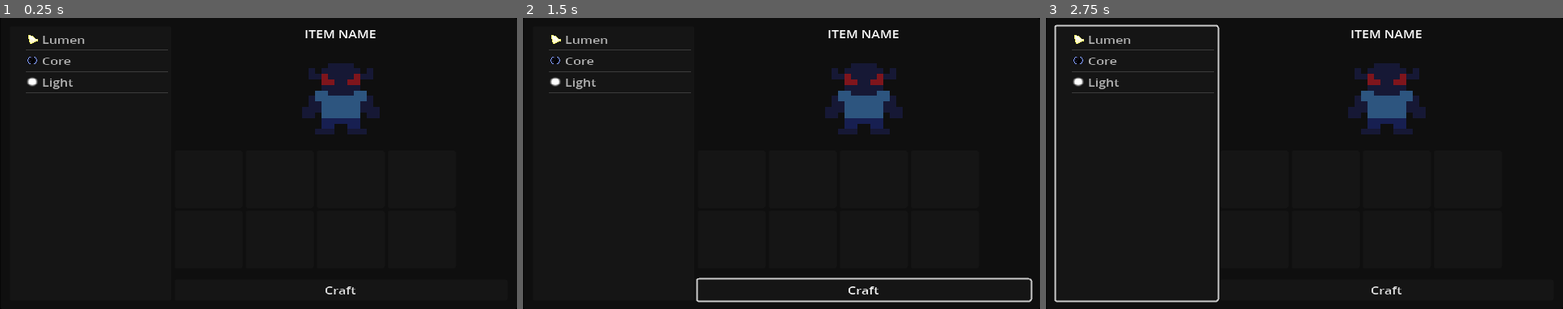
Above: before the commit, frames 1-3 (left to right).
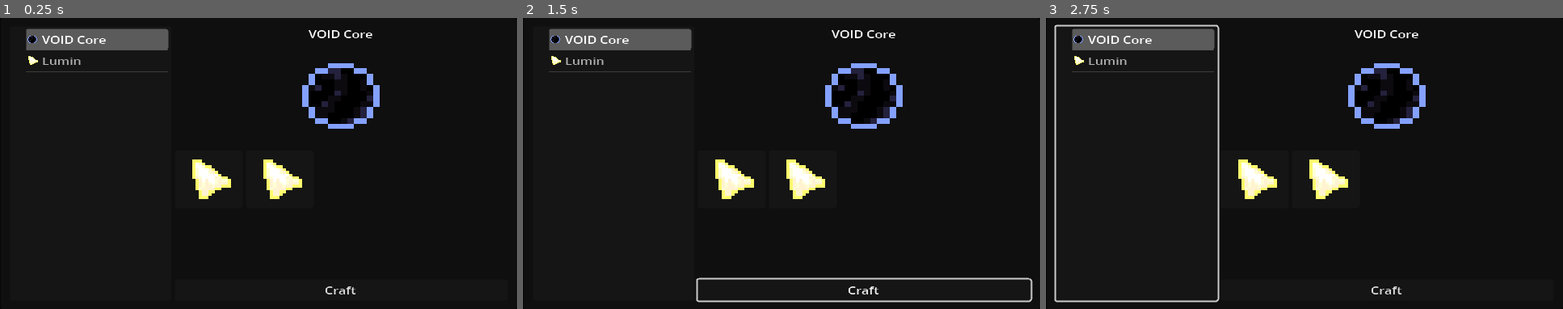
Above: after the commit, the same moments.

Repository: TimoRoggel/EverDark
Game: Godot game, scene res://scenes/crafting/crafting_ui.tscn
Two runs of this game, one before a commit and one after it. Both use one fixed random seed, a clock stepped at 60 frames per second and the inputs below. This scene is started directly instead of the project's main scene.
Inputs (mouse positions are in pixels of both pictures, inside the frame that each line leads up to):
- Up to frame 1 (0.25 s): no input
- Up to frame 2 (1.5 s): click "Craft" at 0.5 s; tap Enter at 1.25 s; move the mouse to (895, 148) at 1.27 s; hold D (right) from 1.28 s (still down); hold Shift (dash) from 1.28 s (still down); click (895, 148) at 1.42 s
- Up to frame 3 (2.75 s): release D (right) at 2 s; release Shift (dash) at 2 s; tap Space at 2 s; drag from (1201, 178) to (1278, 221) at 2.02 s

The runs differ from the first frame. In frame 1, 6.5% of the frame differs, in the area x 5-74%, y 3-63%; in frame 2, 6.5%; in frame 3, 6.5%.

Commit message:
decoupled itemdata and recipedata to instead use spreadsheet data instead

Diff:
--- a/Crafting/crafting_ui.gd
+++ b/Crafting/crafting_ui.gd
@@ -1,48 +1,50 @@
 class_name Crafting_UI
 extends PanelContainer
 
-@export var inventory_slot_crafting : PackedScene = null
-@export var recipe_array : Array[ItemRecipe] = []
+const INVENTORY_SLOT: PackedScene = preload("uid://chgdmhkgaavft")
 
 @onready var tree : Tree = %Tree
 @onready var title_label : Label = %TitleLabel
 @onready var grid_container : GridContainer = %GridContainer
 @onready var item_texture : TextureRect = %ItemTexture
 
-var recipe_material_dict : Dictionary = {}
+var recipe_material_dict : Dictionary[Item, int] = {}
 
 func _ready() -> void:
 	build_recipe_tree()
-
 
 func build_recipe_tree() -> void:
 	tree.hide_root = true
 	var tree_root : TreeItem = tree.create_item()
 
-	for recipe in recipe_array:
+	for recipe in DataManager.resources["recipes"]:
 		var new_recipe_slot : TreeItem = tree.create_item(tree_root)
-		new_recipe_slot.set_icon(0, recipe.recipe_final_item.item_texture)
-		new_recipe_slot.set_text(0, recipe.recipe_final_item.item_name)
-
+		new_recipe_slot.set_icon(0, recipe.rewards[0].icon)
+		new_recipe_slot.set_text(0, recipe.rewards[0].display_name)
+		if tree.get_selected() == null:
+			tree.set_selected(new_recipe_slot, 0)
 
 func _on_tree_cell_selected() -> void:
 	var cell_recipe_name : String = tree.get_selected().get_text(0)
 
-	for recipe in recipe_array:
-		if recipe.recipe_final_item.item_name == cell_recipe_name:
+	for recipe in DataManager.resources["recipes"]:
+		if recipe.rewards[0].display_name == cell_recipe_name:
 			build_recipe_material_window(recipe)
 			return
 
-func build_recipe_material_window(selected_recipe : ItemRecipe) -> void:
+func build_recipe_material_window(selected_recipe : Recipe) -> void:
 	clean_material_window()
-	title_label.text = selected_recipe.recipe_final_item.item_name
-	item_texture.texture = selected_recipe.recipe_final_item.item_texture
+	title_label.text = selected_recipe.rewards[0].display_name
+	item_texture.texture = selected_recipe.rewards[0].icon
 
-	for recipe_material in selected_recipe.recipe_material_array:
+	for recipe_material: Item in selected_recipe.costs:
 		if recipe_material_dict.has(recipe_material):
 			recipe_material_dict[recipe_material] += 1
 		else:
 			recipe_material_dict[recipe_material] = 1
+		var slot: InventorySlotCrafting = INVENTORY_SLOT.instantiate()
+		grid_container.add_child(slot)
+		slot.set_item_data(recipe_material)
 
 func clean_material_window() -> void:
 	recipe_material_dict.clear()
--- a/Crafting/inventory_slot_crafting.gd
+++ b/Crafting/inventory_slot_crafting.gd
@@ -3,8 +3,8 @@
 
 @onready var texture_rect : TextureRect = %TextureRect
 
-var item_data : ItemData = null
+var item_data : Item = null
 
-func set_item_data(new_item : ItemData) -> void:
+func set_item_data(new_item : Item) -> void:
 	item_data = new_item
-	texture_rect.texture = item_data.item_texture
+	texture_rect.texture = item_data.icon
--- a/Crafting/items/ItemData.gd
+++ /dev/null
@@ -1,7 +0,0 @@
-class_name ItemData
-extends Resource
-
-@export var item_id : int = 0
-@export var item_name : String = ""
-@export var item_texture : Texture2D = null
-@export_range(0, 99) var item_stack_size : int = 1
--- a/Crafting/items/core.tres
+++ /dev/null
@@ -1,10 +0,0 @@
-[gd_resource type="Resource" script_class="ItemData" load_steps=3 format=3 uid="uid://bhat74a1wqehf"]
-
-[ext_resource type="Texture2D" uid="uid://cqjwqvliyrbnj" path="res://graphics/core.png" id="1_3dvg4"]
-[ext_resource type="Script" uid="uid://d2pmr45cqp0fs" path="res://Crafting/items/ItemData.gd" id="2_tr3at"]
-
-[resource]
-script = ExtResource("2_tr3at")
-item_name = "Core"
-item_texture = ExtResource("1_3dvg4")
-item_stack_size = 5
--- a/Crafting/items/light.tres
+++ /dev/null
@@ -1,11 +0,0 @@
-[gd_resource type="Resource" script_class="ItemData" load_steps=3 format=3 uid="uid://wicadkarsl2i"]
-
-[ext_resource type="Texture2D" uid="uid://yr12pliky2ha" path="res://graphics/light1.png" id="1_e2rso"]
-[ext_resource type="Script" uid="uid://d2pmr45cqp0fs" path="res://Crafting/items/ItemData.gd" id="2_qkwrm"]
-
-[resource]
-script = ExtResource("2_qkwrm")
-item_id = 2
-item_name = "Light"
-item_texture = ExtResource("1_e2rso")
-item_stack_size = 5
--- a/Crafting/items/lumen.tres
+++ /dev/null
@@ -1,11 +0,0 @@
-[gd_resource type="Resource" script_class="ItemData" load_steps=3 format=3 uid="uid://dpf8qpj76k56f"]
-
-[ext_resource type="Texture2D" uid="uid://dohxaqpdlgg4q" path="res://graphics/lumin.png" id="1_h7whw"]
-[ext_resource type="Script" uid="uid://d2pmr45cqp0fs" path="res://Crafting/items/ItemData.gd" id="2_3k4f8"]
-
-[resource]
-script = ExtResource("2_3k4f8")
-item_id = 1
-item_name = "Lumen"
-item_texture = ExtResource("1_h7whw")
-item_stack_size = 5
--- a/Crafting/recipes/CoreRecipe.tres
+++ /dev/null
@@ -1,12 +0,0 @@
-[gd_resource type="Resource" script_class="ItemRecipe" load_steps=5 format=3 uid="uid://dv8v14cms8a8x"]
-
-[ext_resource type="Resource" uid="uid://bhat74a1wqehf" path="res://Crafting/items/core.tres" id="1_8elm1"]
-[ext_resource type="Script" uid="uid://d2pmr45cqp0fs" path="res://Crafting/items/ItemData.gd" id="2_iev2i"]
-[ext_resource type="Script" uid="uid://j2msqkkluvfq" path="res://Crafting/recipes/ItemRecipes.gd" id="3_4nsax"]
-[ext_resource type="Resource" uid="uid://dpf8qpj76k56f" path="res://Crafting/items/lumen.tres" id="3_iev2i"]
-
-[resource]
-script = ExtResource("3_4nsax")
-recipe_name = "Core"
-recipe_final_item = ExtResource("1_8elm1")
-recipe_material_array = Array[ExtResource("2_iev2i")]([ExtResource("3_iev2i"), ExtResource("3_iev2i")])
--- a/Crafting/recipes/ItemRecipes.gd
+++ /dev/null
@@ -1,7 +0,0 @@
-class_name ItemRecipe
-extends Resource
-
-
-@export var recipe_name : String = ""
-@export var recipe_final_item : ItemData = null
-@export var recipe_material_array : Array[ItemData] = []
--- a/Crafting/recipes/LightRecipe.tres
+++ /dev/null
@@ -1,14 +0,0 @@
-[gd_resource type="Resource" script_class="ItemRecipe" load_steps=6 format=3 uid="uid://ddm1pcbdn1t64"]
-
-[ext_resource type="Resource" uid="uid://wicadkarsl2i" path="res://Crafting/items/light.tres" id="1_2meij"]
-[ext_resource type="Script" uid="uid://d2pmr45cqp0fs" path="res://Crafting/items/ItemData.gd" id="2_fdxu6"]
-[ext_resource type="Resource" uid="uid://bhat74a1wqehf" path="res://Crafting/items/core.tres" id="3_dg4v1"]
-[ext_resource type="Resource" uid="uid://dpf8qpj76k56f" path="res://Crafting/items/lumen.tres" id="4_m2okw"]
-[ext_resource type="Script" uid="uid://j2msqkkluvfq" path="res://Crafting/recipes/ItemRecipes.gd" id="5_s4s8q"]
-
-[resource]
-script = ExtResource("5_s4s8q")
-recipe_name = "Light"
-recipe_final_item = ExtResource("1_2meij")
-recipe_material_array = Array[ExtResource("2_fdxu6")]([ExtResource("3_dg4v1"), ExtResource("4_m2okw")])
-metadata/_custom_type_script = "uid://j2msqkkluvfq"
--- a/Crafting/recipes/LumenRecipe.tres
+++ /dev/null
@@ -1,12 +0,0 @@
-[gd_resource type="Resource" script_class="ItemRecipe" load_steps=5 format=3 uid="uid://dqagwkx3shqqm"]
-
-[ext_resource type="Resource" uid="uid://dpf8qpj76k56f" path="res://Crafting/items/lumen.tres" id="1_w1pho"]
-[ext_resource type="Script" uid="uid://d2pmr45cqp0fs" path="res://Crafting/items/ItemData.gd" id="2_in6oa"]
-[ext_resource type="Script" uid="uid://j2msqkkluvfq" path="res://Crafting/recipes/ItemRecipes.gd" id="3_3kwt5"]
-[ext_resource type="Resource" uid="uid://bhat74a1wqehf" path="res://Crafting/items/core.tres" id="3_in6oa"]
-
-[resource]
-script = ExtResource("3_3kwt5")
-recipe_name = "Lumen"
-recipe_final_item = ExtResource("1_w1pho")
-recipe_material_array = Array[ExtResource("2_in6oa")]([ExtResource("3_in6oa"), ExtResource("3_in6oa")])
--- a/data/items.csv
+++ b/data/items.csv
@@ -1,3 +1,3 @@
-"name","icon","stack_size"
-"Lumin","uid://dohxaqpdlgg4q","4"
-"VOID Core","uid://cqjwqvliyrbnj","4"
+"id","name","icon","stack_size"
+"0","Lumin","uid://dohxaqpdlgg4q","4"
+"1","VOID Core","uid://cqjwqvliyrbnj","4"
--- /dev/null
+++ b/data/recipes.csv
@@ -0,0 +1,3 @@
+"id","name","rewards","costs"
+"0","core","[1]","[0;0]"
+"1","lumin","[0]","[1;1]"
--- a/scenes/crafting/crafting_ui.tscn
+++ b/scenes/crafting/crafting_ui.tscn
@@ -1,11 +1,7 @@
-[gd_scene load_steps=8 format=3 uid="uid://ccsvhx5s8yx0t"]
+[gd_scene load_steps=4 format=3 uid="uid://ccsvhx5s8yx0t"]
 
 [ext_resource type="Script" uid="uid://dricqlote5fbh" path="res://Crafting/crafting_ui.gd" id="1_jp7wa"]
 [ext_resource type="PackedScene" uid="uid://chgdmhkgaavft" path="res://scenes/crafting/inventory_slot.tscn" id="2_w7jay"]
-[ext_resource type="Script" uid="uid://j2msqkkluvfq" path="res://Crafting/recipes/ItemRecipes.gd" id="3_kplwc"]
-[ext_resource type="Resource" uid="uid://ddm1pcbdn1t64" path="res://Crafting/recipes/LightRecipe.tres" id="4_a3l8g"]
-[ext_resource type="Resource" uid="uid://dqagwkx3shqqm" path="res://Crafting/recipes/LumenRecipe.tres" id="5_a3l8g"]
-[ext_resource type="Resource" uid="uid://dv8v14cms8a8x" path="res://Crafting/recipes/CoreRecipe.tres" id="6_5tqky"]
 [ext_resource type="Texture2D" uid="uid://bn28364ot1veb" path="res://graphics/monster.png" id="7_5tqky"]
 
 [node name="CraftingUI" type="PanelContainer"]
@@ -18,7 +14,6 @@
 grow_vertical = 2
 scale = Vector2(1, 0.849)
 script = ExtResource("1_jp7wa")
-recipe_array = Array[ExtResource("3_kplwc")]([ExtResource("5_a3l8g"), ExtResource("6_5tqky"), ExtResource("4_a3l8g")])
 
 [node name="MarginContainer" type="MarginContainer" parent="."]
 layout_mode = 2
--- a/scripts/globals/data_manager.gd
+++ b/scripts/globals/data_manager.gd
@@ -10,6 +10,10 @@
 	resources["items"] = []
 	for item: Dictionary in data["items"]:
 		resources["items"].append(Item.from_data(item))
+	load_data("recipes")
+	resources["recipes"] = []
+	for recipe: Dictionary in data["recipes"]:
+		resources["recipes"].append(Recipe.from_data(recipe))
 	#load_data("biomes")
 	#resources["biomes"] = []
 	#for item: Dictionary in data["biomes"]:
@@ -41,13 +45,21 @@
 			#k += 1
 			#new_values.append(v)
 		for j: int in keys.size():
-			var value: Variant = str_to_var(new_values[j])
+			var value: Variant = str_to_var(new_values[j].replace(";", ","))
 			if value is String:
 				if value.is_valid_int():
 					value = value.to_int()
 				elif value.is_valid_float():
 					value = value.to_float()
-				#elif JSON.parse_string(value):
-					#value = JSON.parse_string(value)
+				elif JSON.new().parse(value) == OK:
+					value = JSON.parse_string(value)
 			info[keys[j]] = value
 		data[key].append(info)
+
+func get_resource_by_id(key: String, id: int) -> Resource:
+	for r: Resource in resources[key]:
+		if !("id" in r):
+			return null
+		if r.id == id:
+			return r
+	return null
--- a/scripts/resources/item.gd
+++ b/scripts/resources/item.gd
@@ -1,5 +1,6 @@
 class_name Item extends Resource
 
+@export var id: int = -1
 @export var display_name: String = ""
 @export var icon: Texture2D = null
 @export var stack_size: int = 64
@@ -7,6 +8,7 @@
 
 static func from_data(data: Dictionary) -> Item:
 	var item: Item = Item.new()
+	item.id = data["id"]
 	item.display_name = data["name"]
 	item.icon = load(data["icon"])
 	item.stack_size = data["stack_size"]
--- /dev/null
+++ b/scripts/resources/recipe.gd
@@ -0,0 +1,33 @@
+class_name Recipe extends Resource
+
+@export var id: int = -1
+@export var recipe_name: String = ""
+@export var reward_ids: PackedInt32Array = []
+@export var cost_ids: PackedInt32Array = []
+
+var rewards: Array[Item] = []
+var costs: Array[Item] = []
+
+static func from_data(data: Dictionary) -> Recipe:
+	var recipe: Recipe = Recipe.new()
+	recipe.id = data["id"]
+	recipe.recipe_name = data["name"]
+	recipe.reward_ids = data["rewards"]
+	recipe.cost_ids = data["costs"]
+
+	recipe.rewards = recipe.get_rewards()
+	recipe.costs = recipe.get_costs()
+
+	return recipe
+
+func get_rewards() -> Array[Item]:
+	var reward_array: Array[Item] = []
+	for i: int in reward_ids:
+		reward_array.append(DataManager.get_resource_by_id("items", i))
+	return reward_array
+
+func get_costs() -> Array[Item]:
+	var costs_array: Array[Item] = []
+	for i: int in cost_ids:
+		costs_array.append(DataManager.get_resource_by_id("items", i))
+	return costs_array
Not shown, removed: Crafting/items/ItemData.gd.uid
Not shown, removed: Crafting/recipes/ItemRecipes.gd.uid
Not shown, added: data/recipes.csv.import
Not shown, added: scripts/resources/recipe.gd.uid
